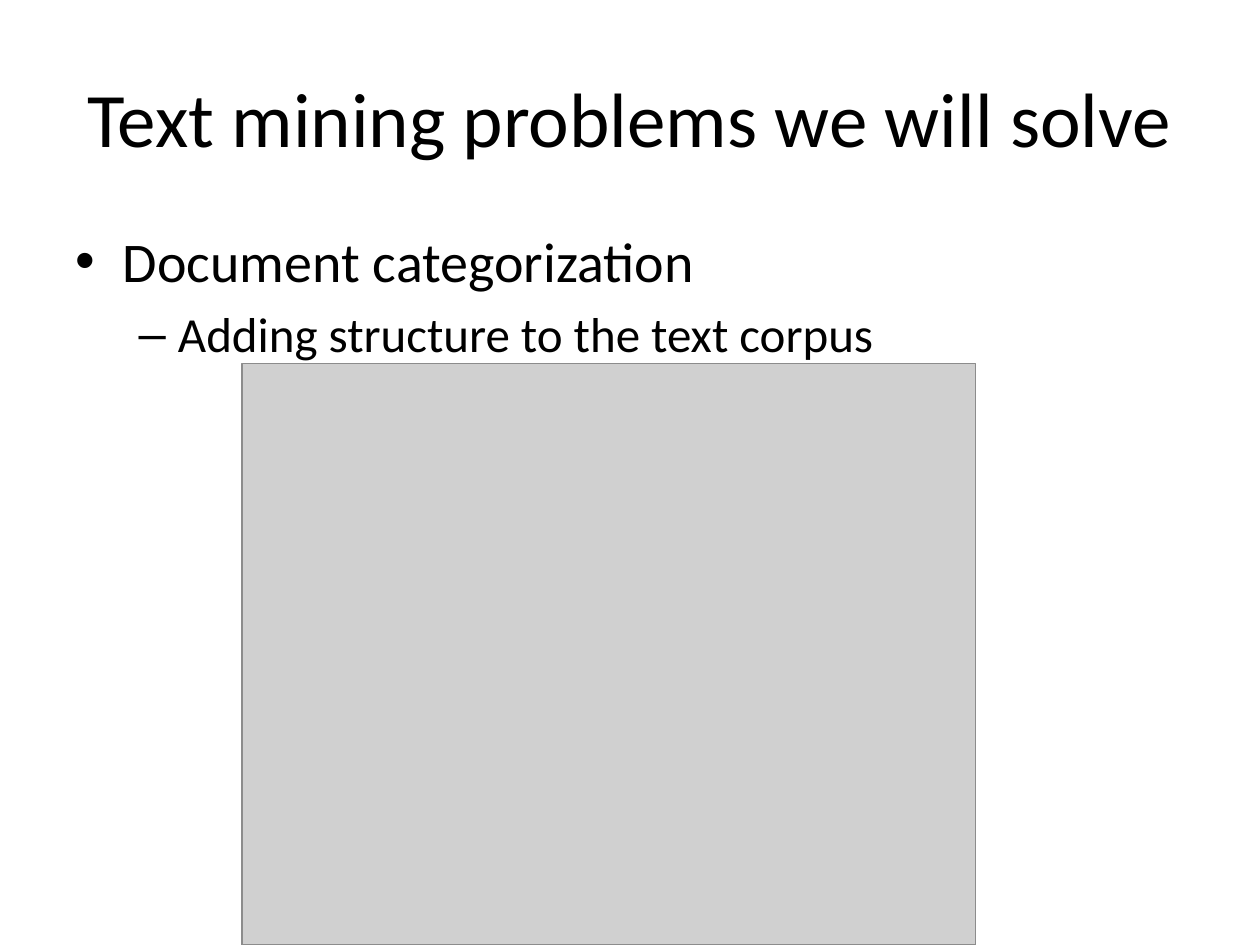
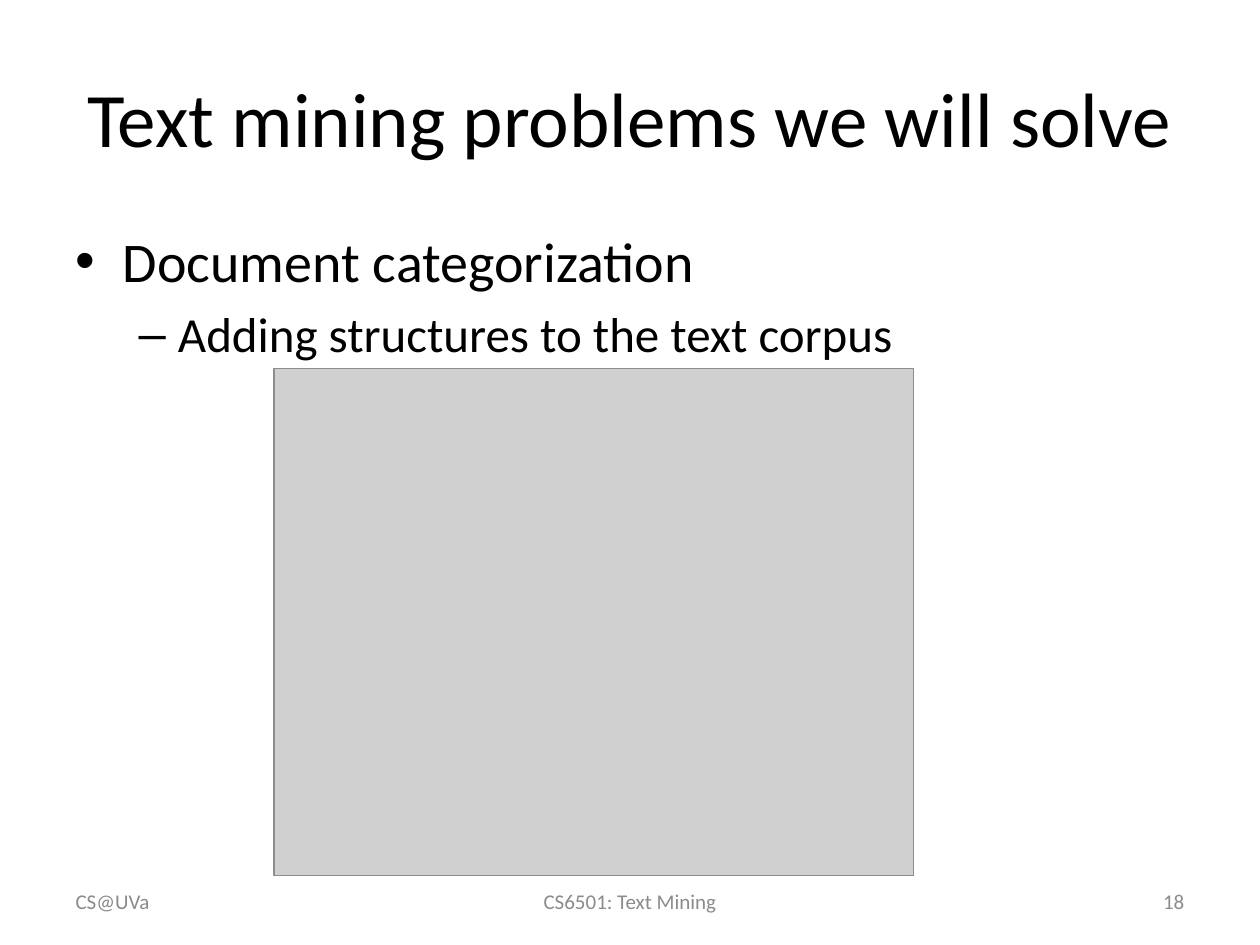
Before and after one commit to wang296/CS6501-Text-Mining, a slide deck: slide 18 of docs/IntroductionToTextMining.pptx. Drawn at 1260x945 pixels with LibreOffice and Linux fonts; fonts in the diff are those of the drawing; grey boxes stand for pictures. Boxes give left, top, right and bottom in pixels: in the first picture for what was removed or moved away, otherwise in the second. Text is boxed around its words. In the diff, an @@ line names an element or a change of style, - is before the commit and + after.

```diff
--- a/docs/IntroductionToTextMining.pptx
+++ b/docs/IntroductionToTextMining.pptx
@@ text at (x1=178, y1=318, x2=893, y2=361): text changed @@
-  – Adding structure to the text corpus
+  – Adding structures to the text corpus
@@ picture resized from (x1=242, y1=364, x2=975, y2=945) to (x1=273, y1=369, x2=914, y2=876) @@
@@ text added at (x1=76, y1=895, x2=150, y2=912), 12 pt, text #8C8C8C @@
+CS@UVa
@@ text added at (x1=544, y1=894, x2=716, y2=913), 12 pt, text #8C8C8C @@
+CS6501: Text Mining
@@ page number added at (x1=1163, y1=895, x2=1184, y2=909), 12 pt, text #8C8C8C @@
+18
```
Also in this commit, not shown: 31 other slides changed, 1 other file.
